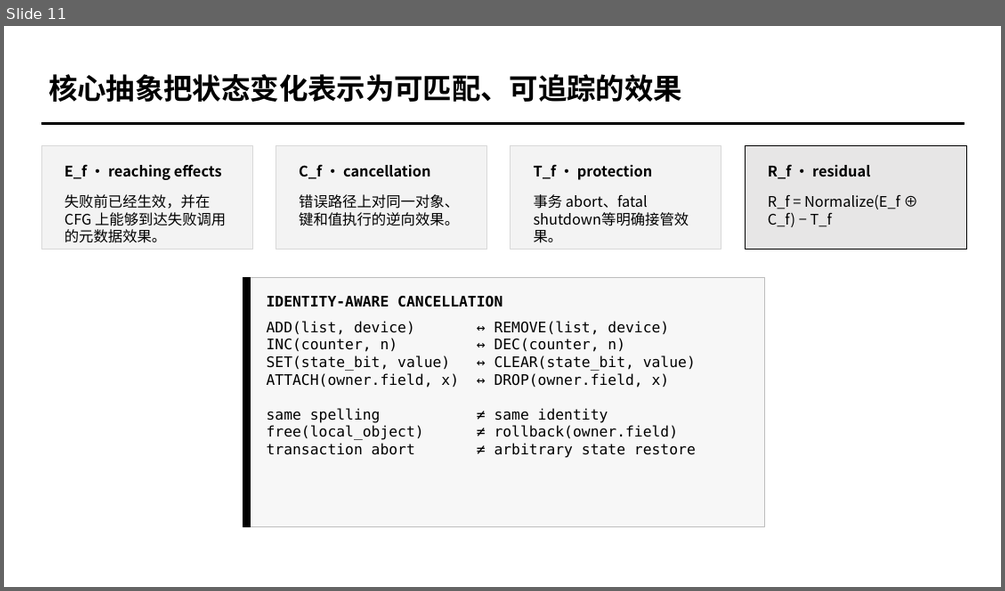
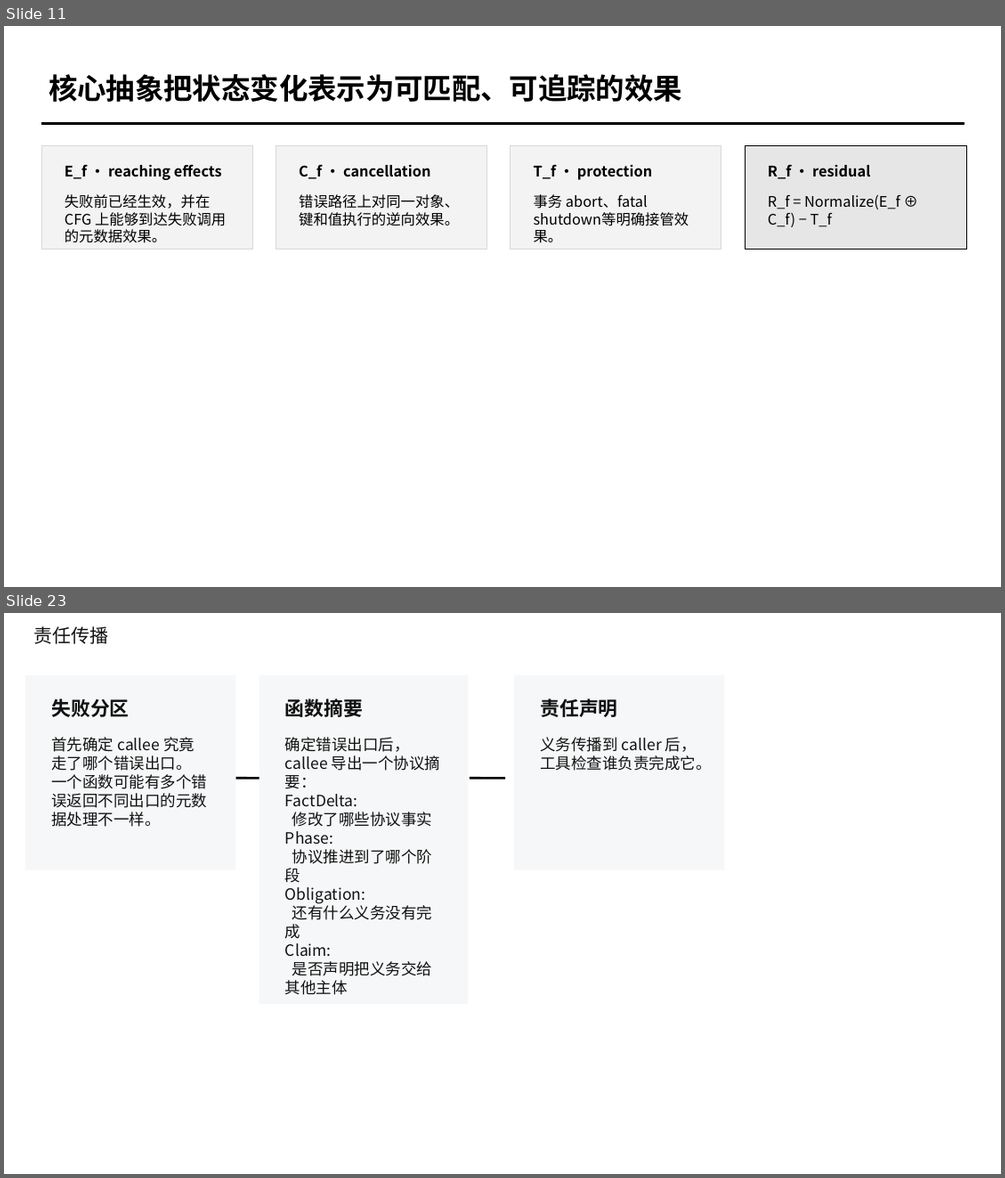
Before and after one commit to yghikun/SE_EOD, a slide deck: 元数据错误路径.pptx. Shown one above the other, each under a label of ours: slide 11 before the commit, slides 11 and 23 after it; the slides between them are not shown. The pictures are 1005x591 and 1005x1178 pixels, drawn with LibreOffice and Linux fonts; fonts in the diff are those of the drawing. Boxes give left, top, right and bottom in pixels: in the first picture for what was removed or moved away, otherwise in the second. Text is boxed around its words. In the diff, an @@ line names an element or a change of style, - is before the commit and + after.

Commit message:
修改想法

```diff
--- a/元数据错误路径.pptx
+++ b/元数据错误路径.pptx
@@ slide 23 added at (x1=4, y1=613, x2=1001, y2=1174), background #FFFFFF @@
@@ text added at (x1=33, y1=626, x2=108, y2=644), 18 pt, text #111111 @@
+责任传播
@@ rectangle added at (x1=25, y1=675, x2=235, y2=869), fill #F6F7F8 @@
@@ rectangle added at (x1=259, y1=675, x2=469, y2=1004), fill #F6F7F8 @@
@@ rectangle added at (x1=514, y1=675, x2=724, y2=869), fill #F6F7F8 @@
@@ text added at (x1=51, y1=698, x2=129, y2=717), 18.8 pt, text #111111, bold @@
+失败分区
@@ text added at (x1=285, y1=698, x2=363, y2=717), 18.8 pt, text #111111, bold @@
+函数摘要
@@ text added at (x1=540, y1=698, x2=617, y2=717), 18.8 pt, text #111111, bold @@
+责任声明
@@ text added at (x1=51, y1=737, x2=207, y2=827), 15 pt, text #111111 @@
+首先确定 callee 究竟走了哪个错误出口。
+一个函数可能有多个错误返回不同出口的元数据处理不一样。
@@ text added at (x1=285, y1=737, x2=440, y2=995), 15 pt, text #111111 @@
+确定错误出口后，callee 导出一个协议摘要：
+FactDelta:
+修改了哪些协议事实
+Phase:
+协议推进到了哪个阶段
+Obligation:
+还有什么义务没有完成
+Claim:
+是否声明把义务交给其他主体
@@ text added at (x1=540, y1=737, x2=711, y2=771), 15 pt, text #111111 @@
+义务传播到 caller 后，工具检查谁负责完成它。
@@ line added from (235, 779) to (272, 779), #000000 2.25 pt @@
@@ line added from (469, 779) to (505, 779), #000000 2.25 pt @@
@@ slide 11 changed as well @@
@@ rectangle removed at (x1=243, y1=277, x2=764, y2=526) @@
@@ rectangle removed at (x1=243, y1=277, x2=250, y2=526) @@
@@ text removed at (x1=267, y1=296, x2=502, y2=307) @@
-IDENTITY-AWARE CANCELLATION
@@ text removed at (x1=267, y1=321, x2=696, y2=458) @@
-ADD(list, device) ↔ REMOVE(list, device)
-INC(counter, n) ↔ DEC(counter, n)
-SET(state_bit, value) ↔ CLEAR(state_bit, value)
-ATTACH(owner.field, x) ↔ DROP(owner.field, x)
-same spelling ≠ same identity
-free(local_object) ≠ rollback(owner.field)
-transaction abort ≠ arbitrary state restore
```
Also in this commit, not shown: 17 other slides added, 14 other files.
